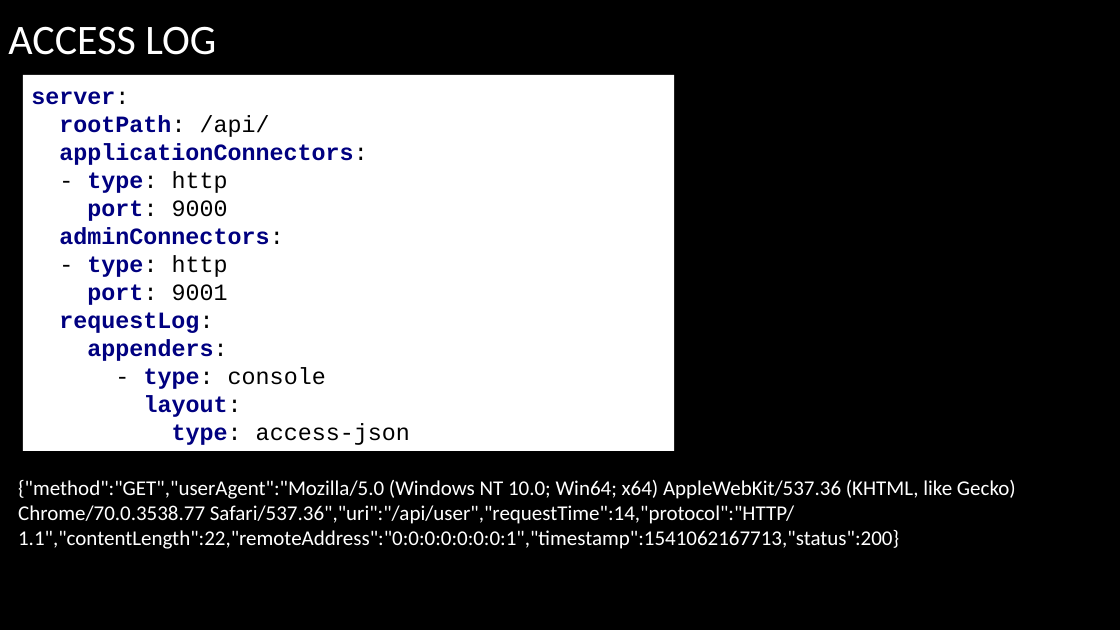
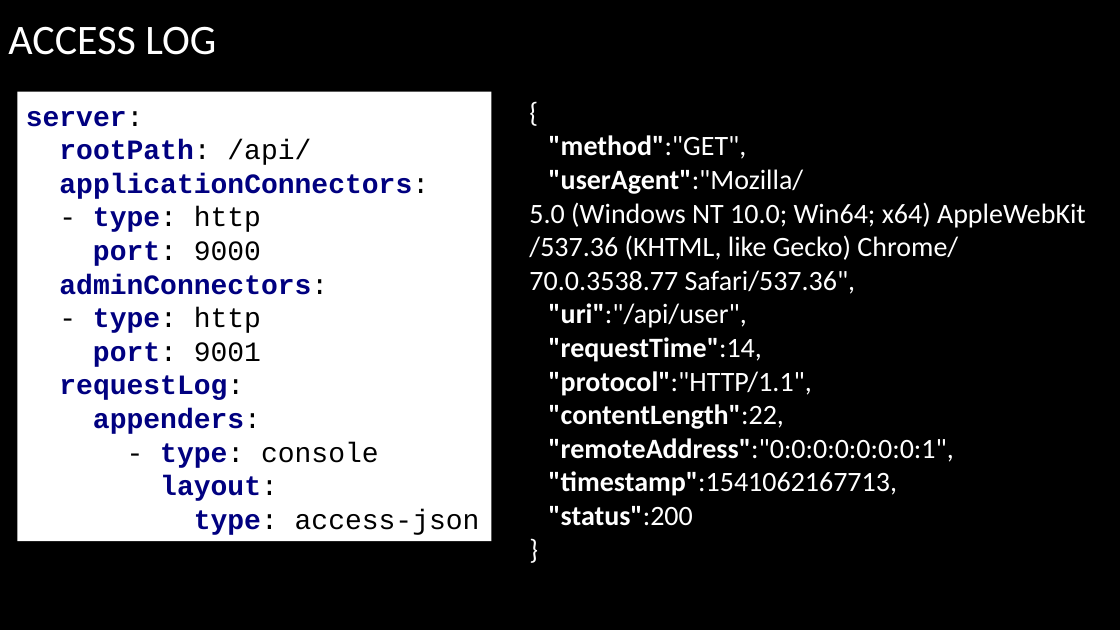
Before and after one commit to arenat/wiza_1, a slide deck: slide 41 of wiza.pptx (slide 40 before the commit). Drawn at 1120x630 pixels with LibreOffice and Linux fonts; fonts in the diff are those of the drawing; background and template pictures are left out. Boxes give left, top, right and bottom in pixels: in the first picture for what was removed or moved away, otherwise in the second. Text is boxed around its words. In the diff, an @@ line names an element or a change of style, - is before the commit and + after.

```diff
--- a/wiza.pptx
+++ b/wiza.pptx
@@ rectangle "server: rootPath: /api/ applicationConnectors: - ...": place and size @@
-rectangle "server: rootPath: /api/ applicationConnectors: - ..." at <box>23,75,674,451</box>
+rectangle "server: rootPath: /api/ applicationConnectors: - ..." at <box>18,92,492,541</box>
@@ rectangle "server: rootPath: /api/ applicationConnectors: - ..." at <box>18,92,492,541</box>: size 20 to 24 pt @@
@@ text at <box>529,135,1086,526</box>: text changed; size 18 to 24 pt @@
-{"method":"GET","userAgent":"Mozilla/5.0 (Windows NT 10.0; Win64; x64) AppleWebKit/537.36 (KHTML, like Gecko) Chrome/70.0.3538.77 Safari/537.36","uri":"/api/user","requestTime":14,"protocol":"HTTP/1.1","contentLength":22,"remoteAddress":"0:0:0:0:0:0:0:1","timestamp":1541062167713,"status":200}
+{
+"method":"GET",
+"userAgent":"Mozilla/5.0 (Windows NT 10.0; Win64; x64) AppleWebKit/537.36 (KHTML, like Gecko) Chrome/70.0.3538.77 Safari/537.36",
+"uri":"/api/user",
+"requestTime":14,
+"protocol":"HTTP/1.1",
+"contentLength":22,
+"remoteAddress":"0:0:0:0:0:0:0:1",
+"timestamp":1541062167713,
+"status":200
+}
```
Also in this commit, not shown: 34 other slides changed, 3 slides added, 1 other file.
